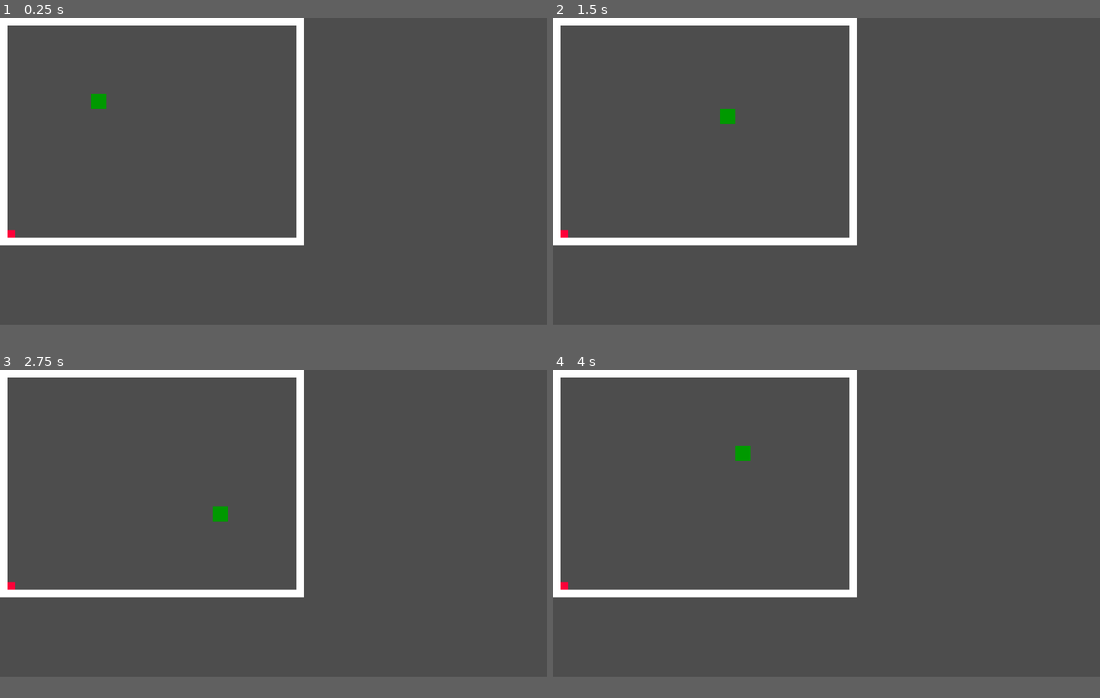
Above: before the commit, frames 1-4 (two rows, left to right).
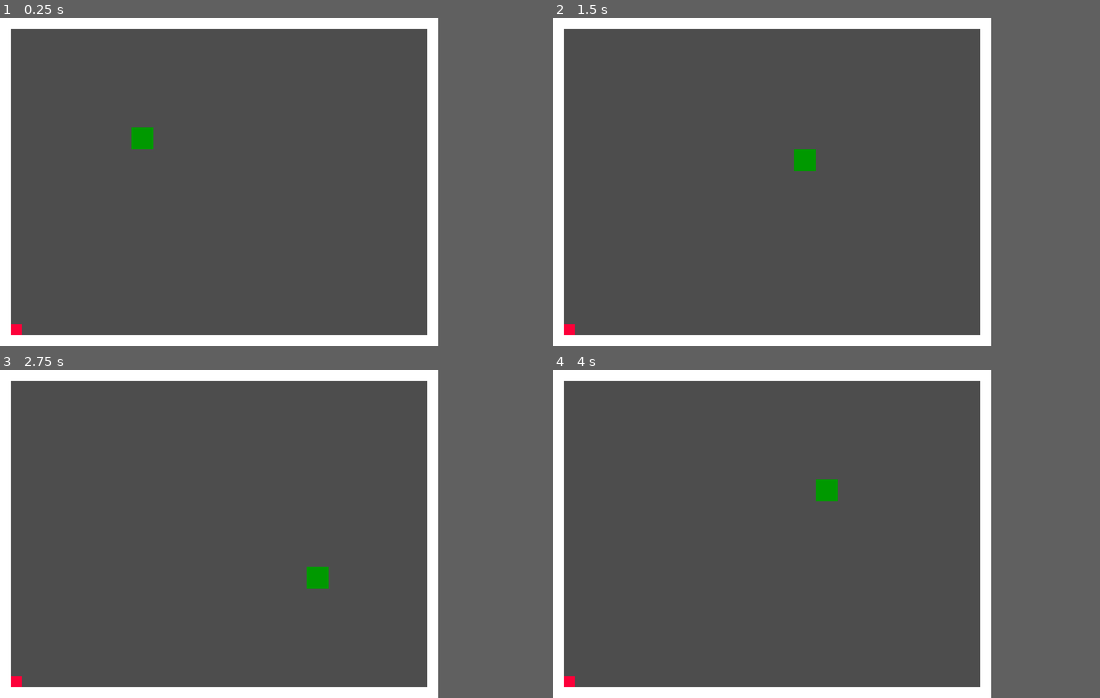
Above: after the commit, the same moments.

Repository: N1-San/snakegame
Game: Godot game, scene res://main.tscn
Same seed, same stepped clock (60 frames per second), same inputs: the game is played once before the commit and once after it.
Inputs:
- Up to frame 1 (0.25 s): no input
- Up to frame 2 (1.5 s): hold Right (move_right) 0.53-1.28 s; hold Down (move_down) from 1.28 s (still down)
- Up to frame 3 (2.75 s): release Down (move_down) at 2.03 s; hold Right (move_right) from 2.03 s (still down)
- Up to frame 4 (4 s): release Right (move_right) at 2.78 s; hold Up (move_up) 2.78-3.53 s; hold Left (move_left) from 3.53 s (still down)
In our replay, the window is 799x449 before the commit and 640x480 after it. These sizes can differ from the game's own. Grey fills any space a smaller window leaves; there, only what the larger window draws over its background counts as a difference.

The runs differ from the first frame. In frame 1, 9.1% of the frame differs, in the area x 0-81%, y 0-97%; in frame 2, 9.1%; in frame 3, 9.1%; in frame 4, 9.1%.

Commit message:
game window size

Diff:
--- a/project.godot
+++ b/project.godot
@@ -14,6 +14,11 @@
 run/main_scene="uid://bx68km380vr5d"
 config/features=PackedStringArray("4.4", "Forward Plus")
 config/icon="res://icon.svg"
+
+[display]
+
+window/size/viewport_width=640
+window/size/viewport_height=480
 
 [input]
 
